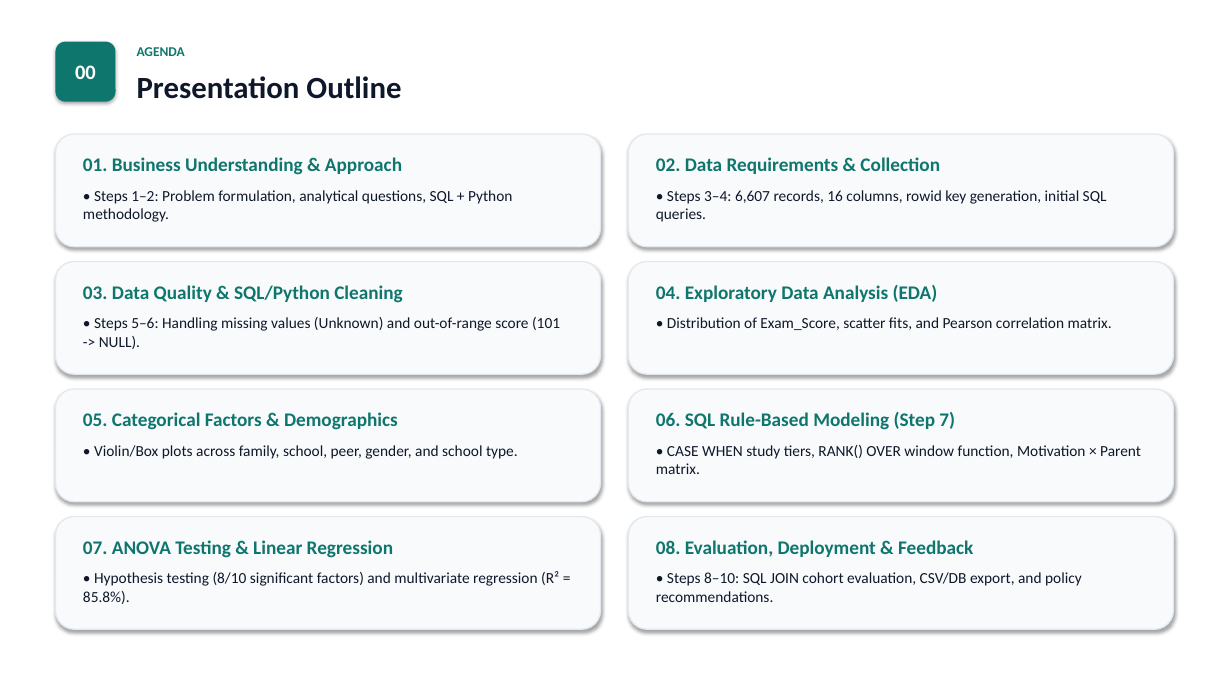
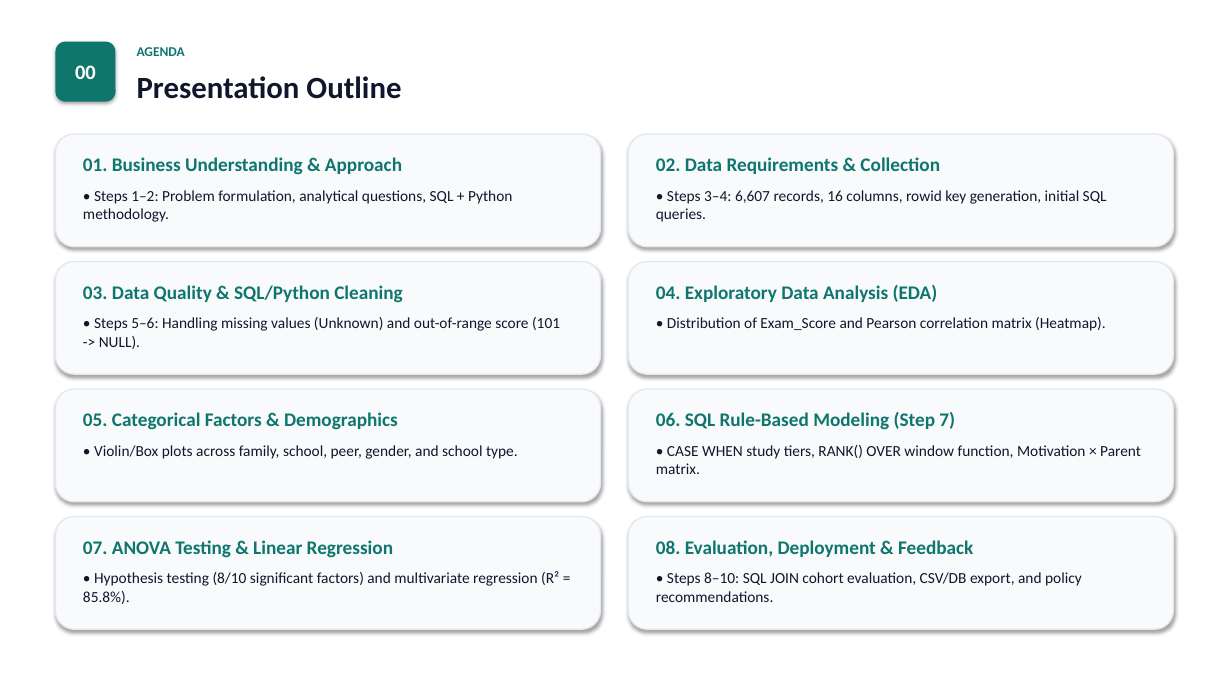
Before and after one commit to baole16/ADY201m, a slide deck: slide 2 of 2_Slide/Slide.pptx. Drawn at 1232x693 pixels with LibreOffice and Linux fonts; fonts in the diff are those of the drawing. Boxes give left, top, right and bottom in pixels: in the first picture for what was removed or moved away, otherwise in the second. Text is boxed around its words. In the diff, an @@ line names an element or a change of style, - is before the commit and + after.

Commit message:
Remove Figure 2 scatter section, image, and update slides/reports/README

```diff
--- a/2_Slide/Slide.pptx
+++ b/2_Slide/Slide.pptx
@@ text at [667, 317, 1106, 331]: text changed @@
-• Distribution of Exam_Score, scatter fits, and Pearson correlation matrix.
+• Distribution of Exam_Score and Pearson correlation matrix (Heatmap).
```
Also in this commit, not shown: 1 other slide changed, 9 other files.
